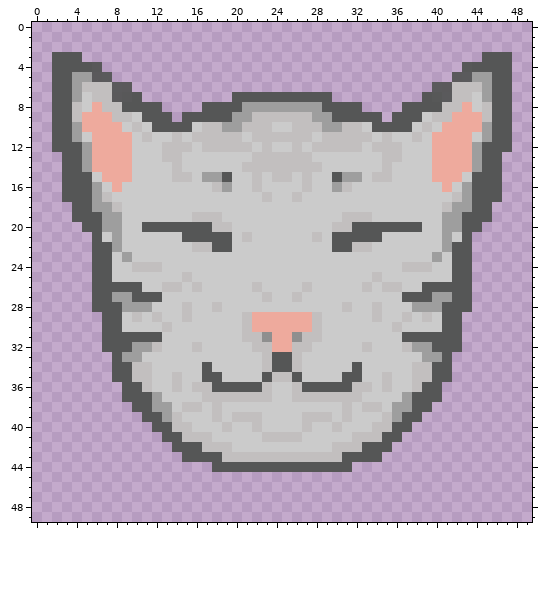
A pixel-art sprite gets an edit: cat.png. The picture above was drawn from the file before the commit.
The file is 50x50 pixels. Colours within 5 levels of each other are drawn and written as one.
The result:
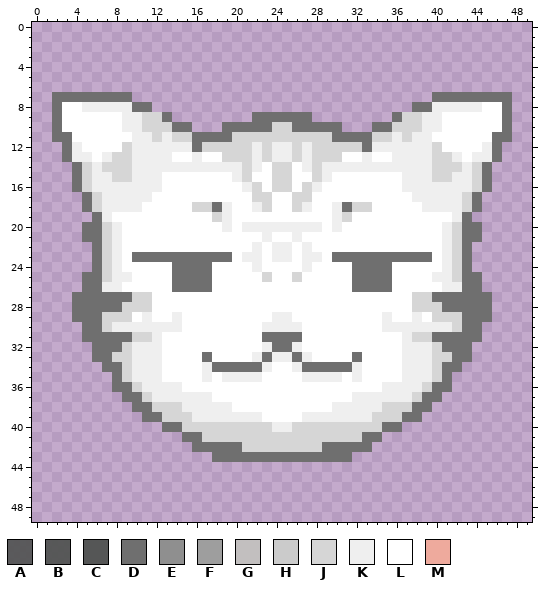
Palette (. is transparent): A #555656f3  B #555656f9  C #555656  D #6f6f6f  E #8f8f8f  F #9e9e9e  G #c2bfbf  H #cbcbcb  J #d6d6d6  K #efefef  L #ffffff  M #eeaa9d
The edit:
Changed rows in their new state; - is an unchanged pixel.
first column x 2:
 3 ...----------------------------------------...
 4 .....------------------------------------.....
 5 ......----------------------------------......
 6 ........------------------------------........
 7 DDDDDDDD.---------..........---------.DDDDDDDD
 8 DLLKKKKKDD.----................----.DDKKKKKLLD
 9 DLLLLLLKKJJD-.......DDDDDD.......-DJJKKLLLLLLD
10 DLLLLLLKKJJJDD...DDDDDJJDDDDD...DDJJJKKLLLLLLD
11 DDLLLLLLKKJKJJDDDDJJJJJJJJJJDDDDJJKJKKLLLLLLDD
12 .DKLLLLJKKKKKKDJJJJJKJKKJKJJJJJDKKKKKKJLLLLKD.
13 -DKKLKJJKKKKLLKLLJJJKJKKJKJJJLLKLLKKKKJJKLKKD-
14 -.DJKJJJKKKKKKKKKKKJKLJJLKJKKKKKKKKKKKJJJKJD.-
15 -.DJKKJJKKKLLLLLLLKJLLJJLLJKLLLLLLLKKKJJKKJD.-
16 -.DJKKKKKKKLLLLLLLLKJLJJLJKLLLLLLLLKKKKKKKJD.-
17 -..DJKKKKKLLLLLLLLLLJJLLJJLLLLLLLLLLKKKKKJD..-
18 --.DJKKKKLLLLLJJDKLLKJLLJKLLKDJJLLLLLKKKKJD.--
19 --..DKLLLLLLLLLLJKLLLLLLLLLLKJLLLLLLLLLLKD..--
20 ---DDJKLLLLLLLLLLKLKKKKKKKKLKLLLLLLLLLLKJDD---
21 ---DDJKLLLLLLLLLLLLLLKLLKLLLLLLLLLLLLLLKJDD---
22 ----DJKLLLLLLLLLLLLLKLKKLKLLLLLLLLLLLLLKJD----
23 ----DJKLDDDDDDDDDDLKKLKKLKKLDDDDDDDDDDLKJD----
24 ----DJKLLLLLDDDDLLLLKLLLLKLLLLDDDDLLLLLKJD----
25 ---DDJKKLLLLDDDDLLLLLJLLJLLLLLDDDDLLLLKKJDD---
26 ---DDKKLLLLLDDDDLLLLLLLLLLLLLLDDDDLLLLLKKDD---
27 --DDDDDDJJLLLLLLLLLLLLLLLLLLLLLLLLLLJJDDDDDD--
28 --DDDDDJJJLLLLLLLLLLLLLLLLLLLLLLLLLLJJJDDDDD--
29 --DDDJJJLKLLKLLLLLLLLLKKLLLLLLLLLKLLKLJJJDDD--
30 ---DDJKKKKKKKLLLLLLLLKKKKLLLLLLLLKKKKKKKJDD---
31 ---DDDDDJJKLLLLLLLLLLDDDDLLLLLLLLLLKJJDDDDD---
32 ----DDDJKKKLLLLLLLLLLKDDKLLLLLLLLLLKKKJDDD----
33 ----DDJJKKKLLLLDLLLLKDKKDKLLLLDLLLLKKKJJDD----
34 -----DDJKKKLLLLKDDDDDKLLKDDDDDKLLLLKKKJDD-----
35 ------DJKKKLLLLKLKKKKLLLLKKKKLKLLLLKKKJD------
36 ------DDJKKKKLLLLLLLLLLLLLLLLLLLLKKKKJDD------
37 -------DDJKKKKKKLLLLLLLLLLLLLLKKKKKKJDD-------
38 --------DDJJJKKKKKLLLLLLLLLLKKKKKJJJDD--------
39 ---------DDJJJKKKKKKKLLLLKKKKKKKJJJDD---------
40 ----------.DDJJJJJJJJJKKJJJJJJJJJDD.----------
41 -----------..DDJJJJJJJJJJJJJJJJDD..-----------
42 ------------..DDDDDJJJJJJJJDDDDD..------------
43 -------------...DDDDDDDDDDDDDD...-------------
44 ----------------..............----------------
